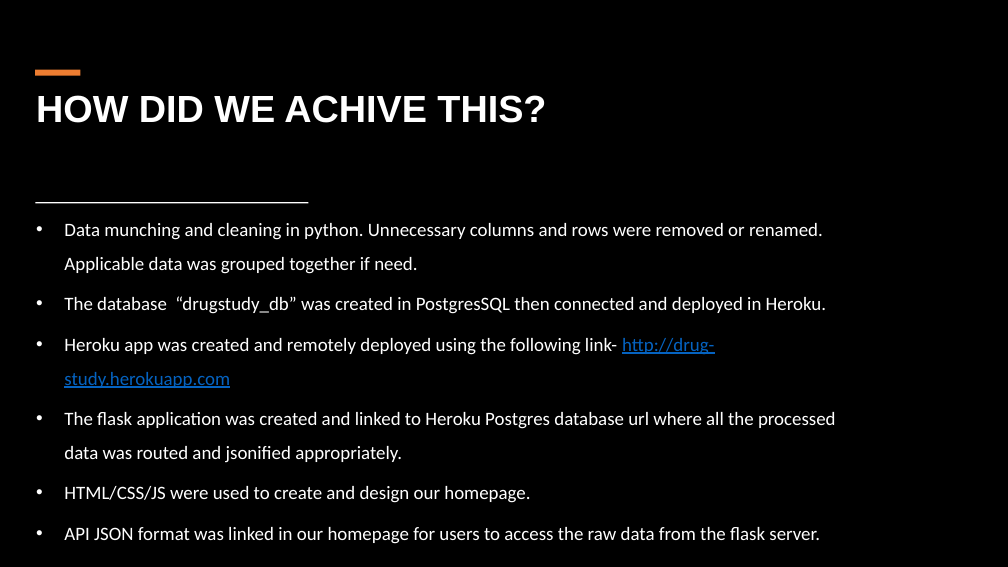
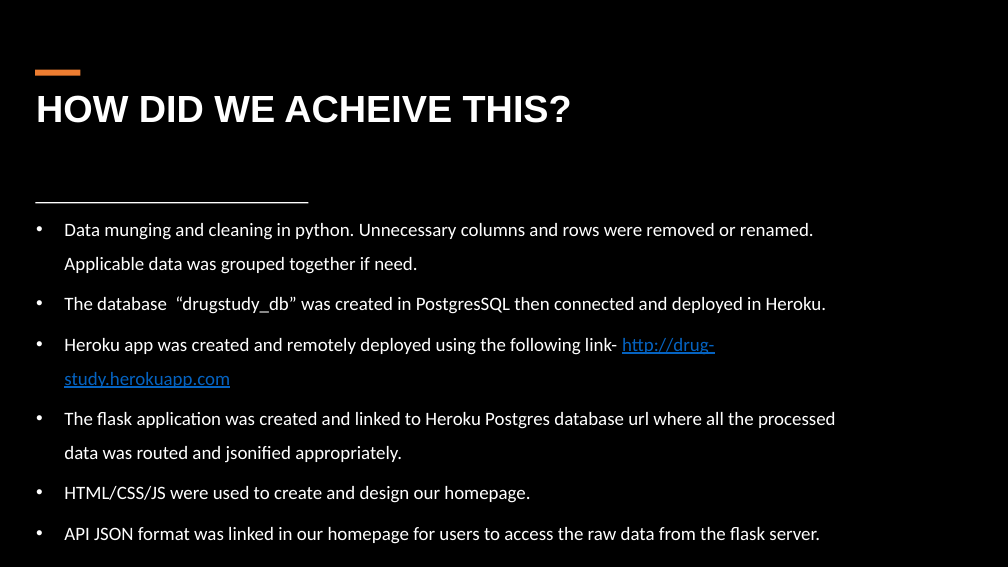
Before and after one commit to ShimsyV/drug_study, a slide deck: slide 4 of Presentation/Project-2 Slides.pptx. Drawn at 1008x567 pixels with LibreOffice and Linux fonts; fonts in the diff are those of the drawing. Boxes give left, top, right and bottom in pixels: in the first picture for what was removed or moved away, otherwise in the second. Text is boxed around its words. In the diff, an @@ line names an element or a change of style, - is before the commit and + after.

Commit message:
Update Presentation

```diff
--- a/Presentation/Project-2 Slides.pptx
+++ b/Presentation/Project-2 Slides.pptx
@@ title at (36,95,572,123): text changed @@
-HOW DID WE ACHIVE THIS?
+HOW DID WE ACHEIVE THIS?
@@ text at (64,223,814,274): text changed @@
-• Data munching and cleaning in python. Unnecessary columns and rows were removed or renamed. Applicable data was grouped together if need.
+• Data munging and cleaning in python. Unnecessary columns and rows were removed or renamed. Applicable data was grouped together if need.
```
Also in this commit, not shown: 1 other slide changed.
